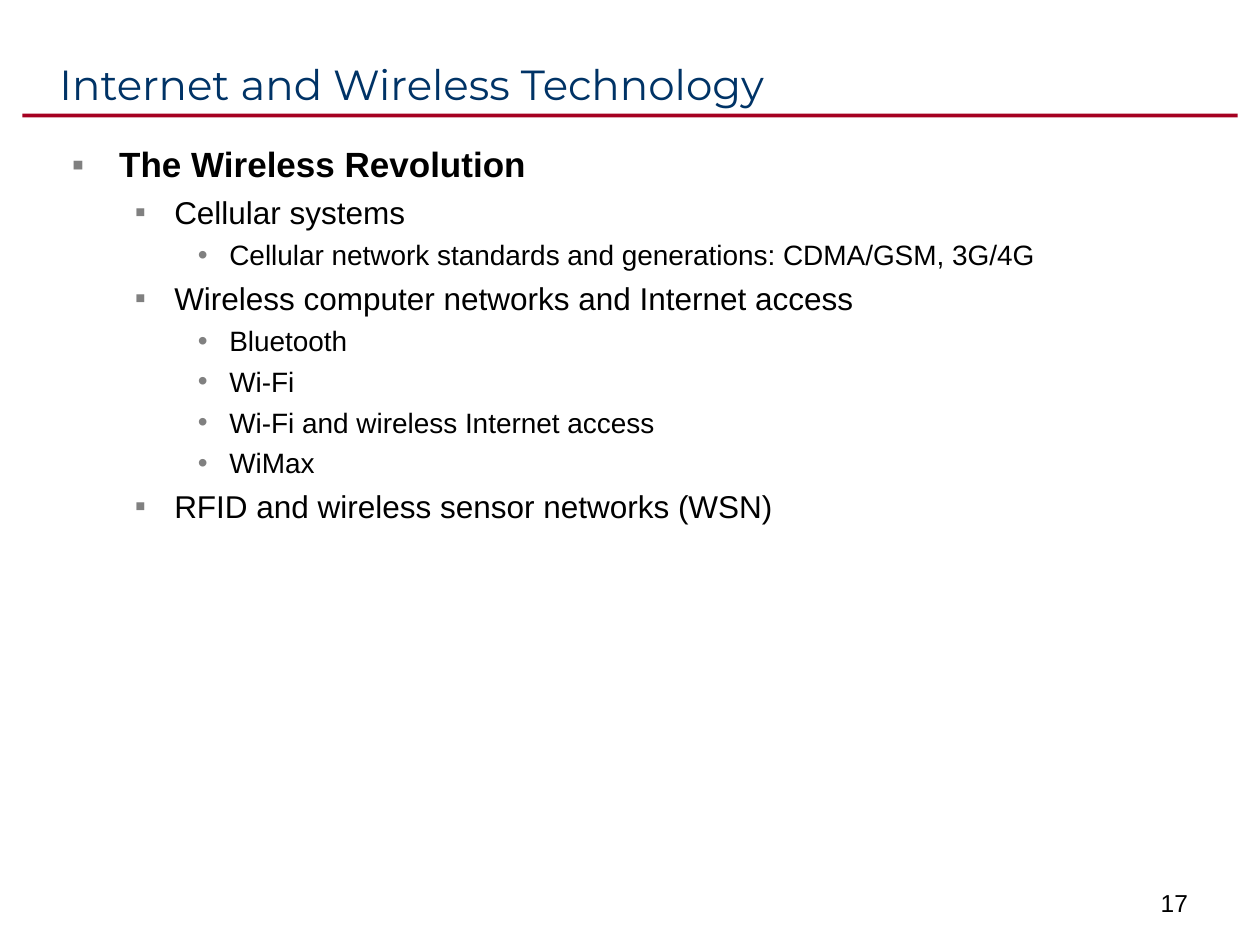
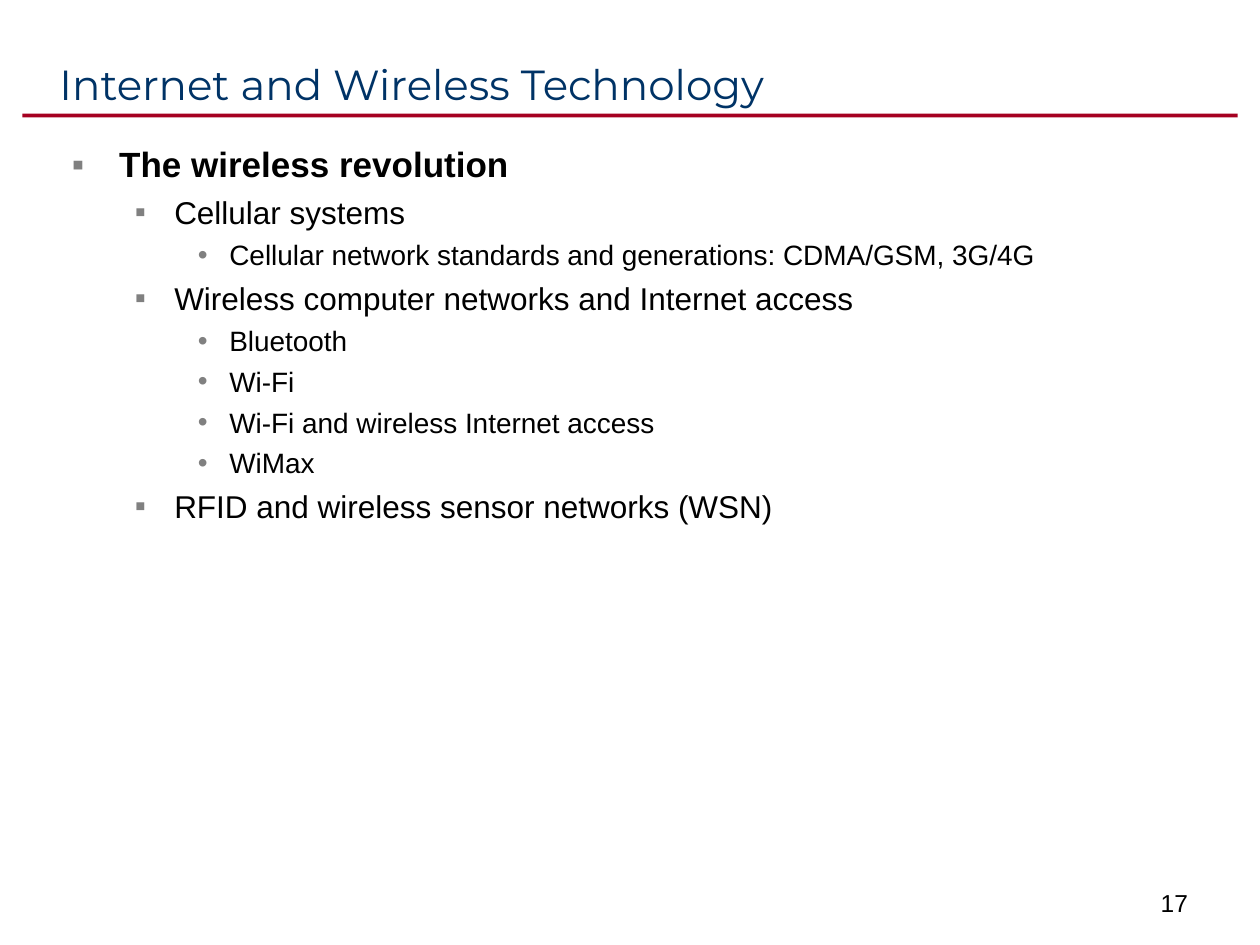
Before and after one commit to ikelab/courses, a slide deck: slide 17 of iie2016/mis2.ppt. Drawn at 1260x945 pixels with LibreOffice and Linux fonts; fonts in the diff are those of the drawing. Boxes give left, top, right and bottom in pixels: in the first picture for what was removed or moved away, otherwise in the second. Text is boxed around its words. In the diff, an @@ line names an element or a change of style, - is before the commit and + after.

```diff
--- a/iie2016/mis2.ppt
+++ b/iie2016/mis2.ppt
@@ text at (119, 151, 508, 178): text changed @@
-▪ The Wireless Revolution
+▪ The wireless revolution
```
Also in this commit, not shown: 1 other file.
